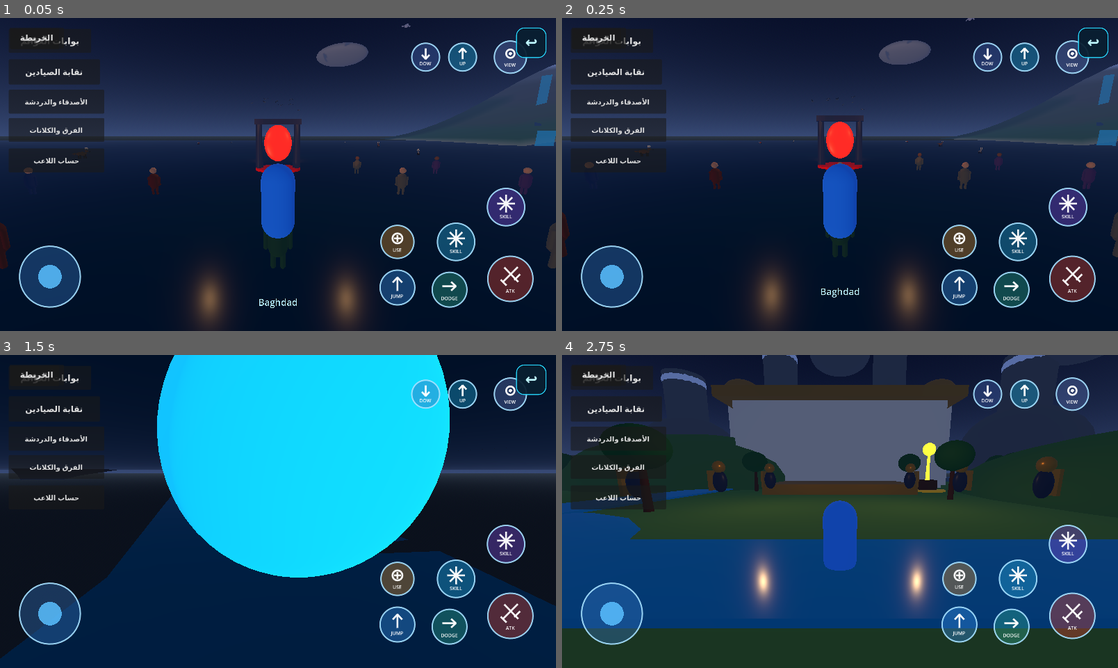
Above: before the commit, frames 1-4 (two rows, left to right).
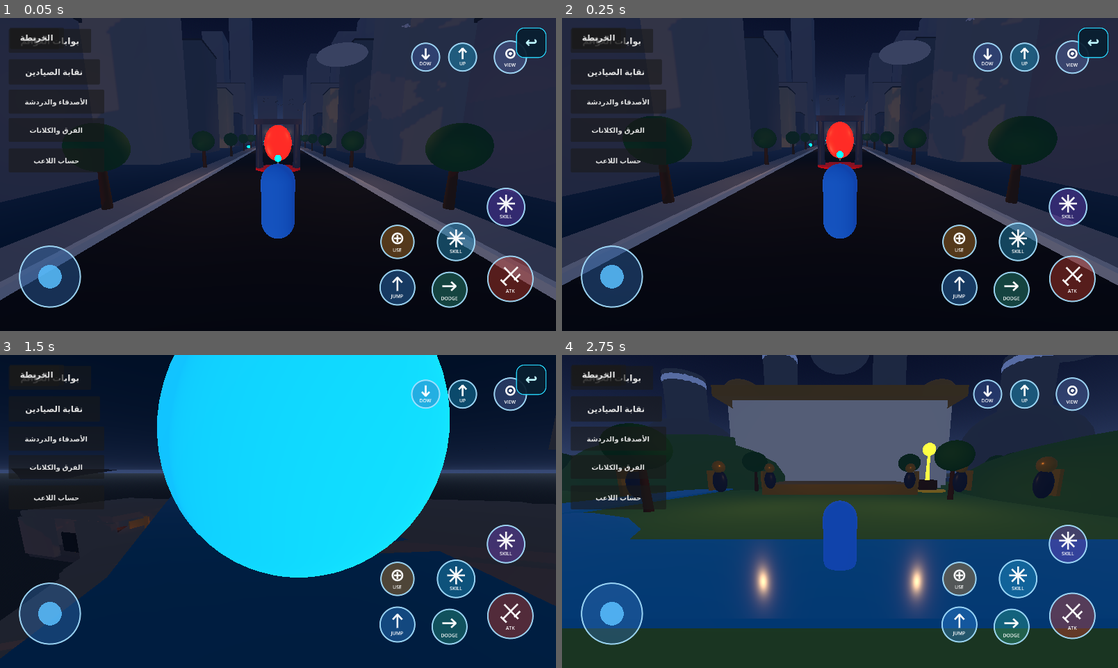
Above: after the commit, the same moments.

Repository: ahmed666alaadedt-ops/SYSTEM
Game: Godot game, scene res://MainScene.tscn
Two runs of this game, one before a commit and one after it. Both use one fixed random seed, a clock stepped at 60 frames per second and the inputs below.
Inputs (mouse positions are in pixels of both pictures, inside the frame that each line leads up to):
- Up to frame 1 (0.05 s): no input
- Up to frame 2 (0.25 s): no input
- Up to frame 3 (1.5 s): tap Enter at 0.5 s; move the mouse to (400, 495) at 0.52 s; hold D 0.53-1.25 s; tap E (system_interact) at 0.6 s; click (400, 495) at 0.67 s; tap Space at 0.77, 1.07 s; drag from (166, 527) to (250, 574) at 1.27 s
- Up to frame 4 (2.75 s): click "↩" at 2 s

The runs differ from the first frame. In frame 1, 23% of the frame differs, in the area x 0-100%, y 0-100%; in frame 2, 23%; in frame 3, 2.5%; in frame 4, less than 0.1%.
Error before the commit: Parse Error: Could not preload resource script "res://scripts/modern_world_transport_network_manager.gd". (res://scripts/modern_world_region_manager.gd:10)
Error after the commit: Invalid assignment of property or key 'text' with value of type 'String' on a base object of type 'Nil'. (res://scripts/system_account_menu.gd:132)

Commit message:
Fix transport surface finalization indentation

Diff:
--- a/SYSTEM-WORLD/scripts/modern_world_transport_network_manager.gd
+++ b/SYSTEM-WORLD/scripts/modern_world_transport_network_manager.gd
@@ -128,7 +128,7 @@
 			_add_ribbon_quad(marking_surface, a2, b2, side, a_y + 0.06, b_y + 0.06, 0.11, -3.8)
 		added += 1
 	road_surface.generate_normals()
-		rail_surface.generate_normals()
+	rail_surface.generate_normals()
 	marking_surface.generate_normals()
 	if added > 0:
 		var road_mesh := MeshInstance3D.new()
